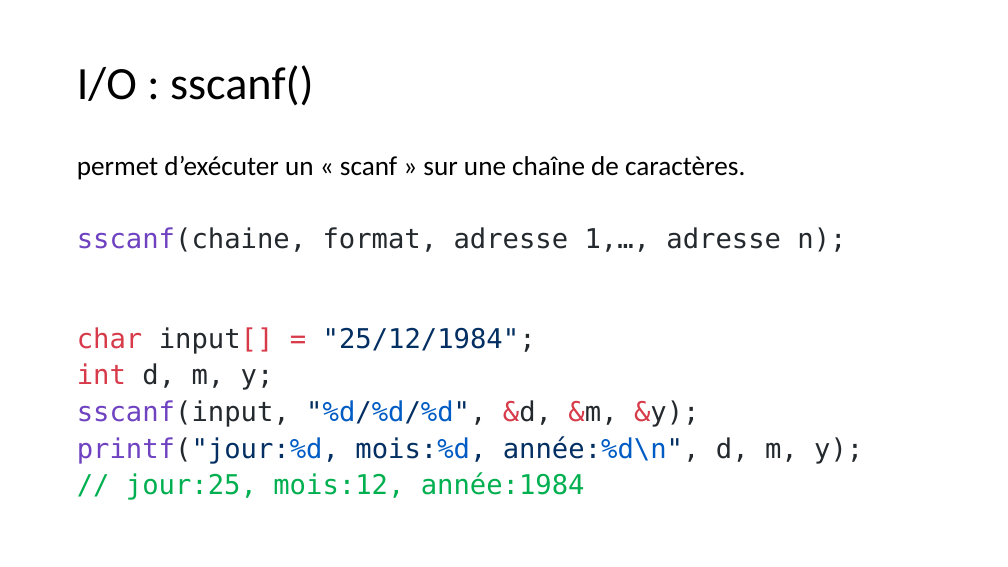
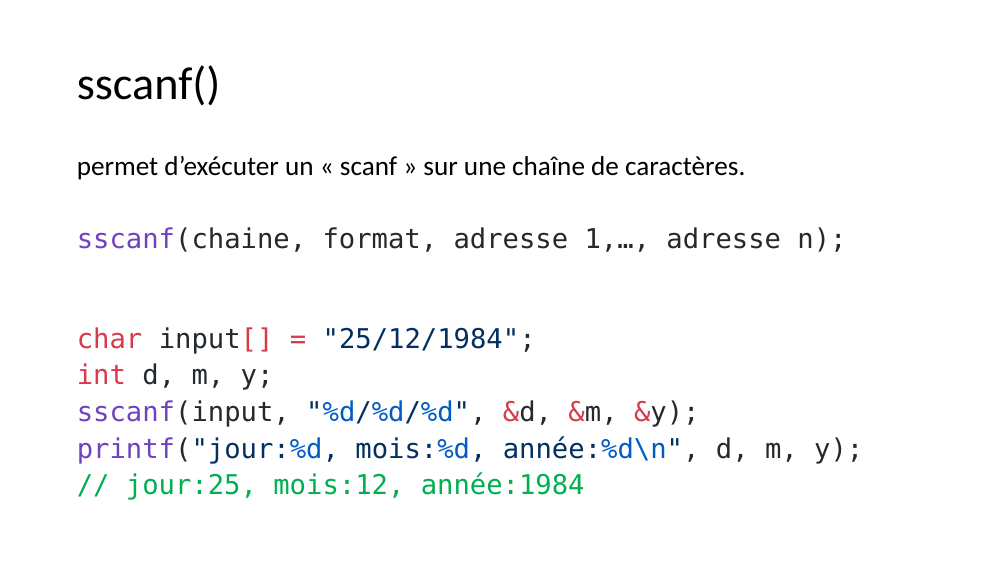
Before and after one commit to standard3/BTS1, a slide deck: slide 23 of 03_Tableaux/tableaux.pptx (slide 10 before the commit). Drawn at 1008x567 pixels with LibreOffice and Linux fonts; fonts in the diff are those of the drawing. Boxes give left, top, right and bottom in pixels: in the first picture for what was removed or moved away, otherwise in the second. Text is boxed around its words. In the diff, an @@ line names an element or a change of style, - is before the commit and + after.

```diff
--- a/03_Tableaux/tableaux.pptx
+++ b/03_Tableaux/tableaux.pptx
@@ title at [77, 65, 221, 106]: text changed @@
-I/O : sscanf()
+sscanf()
```
Also in this commit, not shown: 1 other slide changed, 13 slides added, 2 other files.
